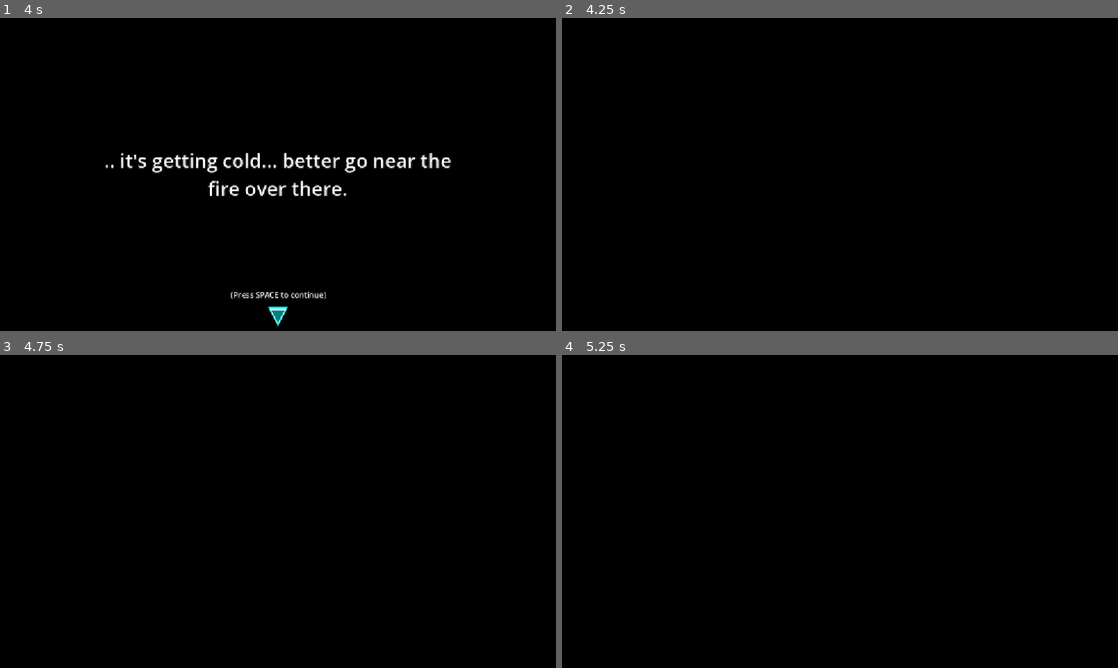
Above: before the commit, frames 1-4 (two rows, left to right).
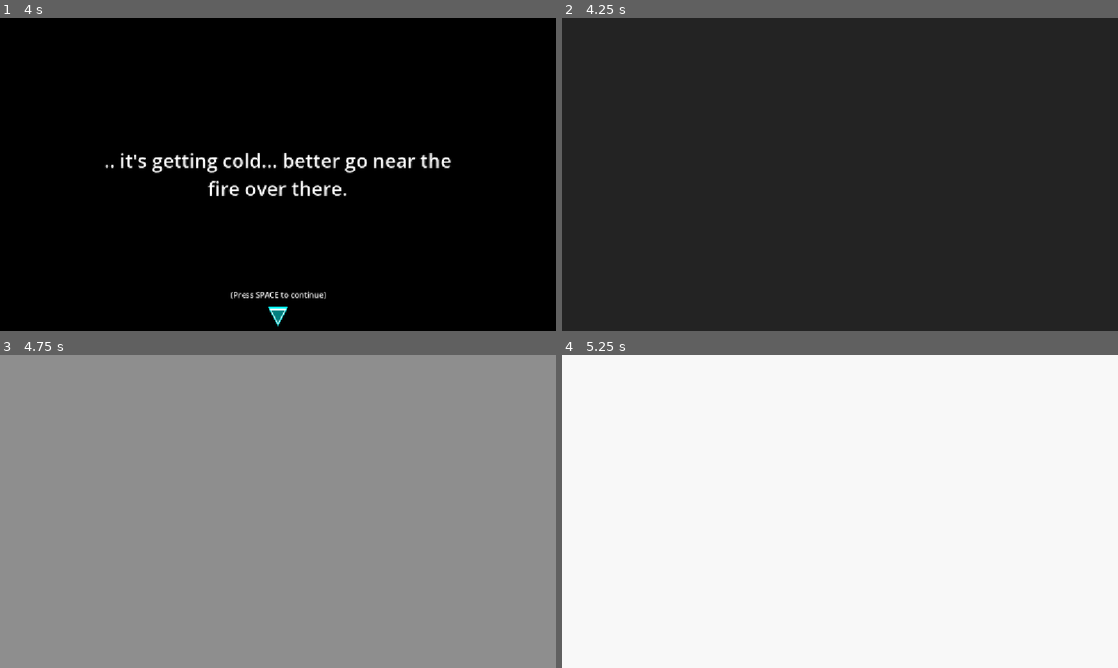
Above: after the commit, the same moments.

Repository: DropletU/autumn
Game: Godot game, scene res://Scenes/prologue.tscn
The game is run twice, just before and just after one commit, with the same random seed, the same clock (stepped at 60 frames per second) and the same inputs.
Inputs:
- Up to frame 1 (4 s): tap Enter (ui_accept) at 0.5, 0.6, 0.77, 1.07, 1.52, 1.55, 1.82, 2, 2.1, 3.02, 3.05, 3.32, 3.6, 3.77 s; hold D (right) 0.53-1.28 s; tap Space at 1.25, 2.75 s; hold S (down) 1.28-2.03 s; tap Shift (sprint) at 1.35, 2.85 s; hold D (right) 2.03-2.78 s; hold W (up) 2.78-3.53 s; hold A (left) from 3.53 s (still down)
- Up to frame 2 (4.25 s): keep holding A (left); tap Enter (ui_accept) at 4.07 s
- Up to frame 3 (4.75 s): keep holding A (left); tap Shift (sprint) at 4.35 s; tap Enter (ui_accept) at 4.52, 4.55 s
- Up to frame 4 (5.25 s): tap Enter (ui_accept) at 4.82, 5.1 s; release A (left) at 5.03 s; hold S (down) from 5.03 s (still down)

Frame 1 is identical in both runs. In frame 2, 100% of the frame differs, in the area x 0-100%, y 0-100%; in frame 3, 100%; in frame 4, 100%.
Error before the commit: Invalid call. Nonexistent function 'FadeToColor' in base 'Control (TransitionScreen.gd)'. (res://Scripts/SceneScripts/Prologue.gd:30)

Commit message:
Prologue: Use the new scene transitioning system in the prologue

Diff:
--- a/Scripts/SceneScripts/Prologue.gd
+++ b/Scripts/SceneScripts/Prologue.gd
@@ -19,6 +19,7 @@
 		if bCanContinue:
 			PlayNextLine()
 
+
 func PlayNextLine():
 	if bCanContinue == false:
 		return
@@ -27,8 +28,7 @@
 	CurrentIndex += 1
 	bCanContinue = false
 	if CurrentIndex > Lines.size() - 1:
-		await TransitionScreen.FadeToColor(Color.WHITE, 1.5)
-		await TransitionScreen.MoveToScene("res://Scenes/main.tscn", Color.WHITE, .1, 1.5)
+		await GameManager.enter_new_room("res://Scenes/Worlds/main2.tscn", Vector2(63, 16), Color.WHITE, 1.2)
 		return
 
 
